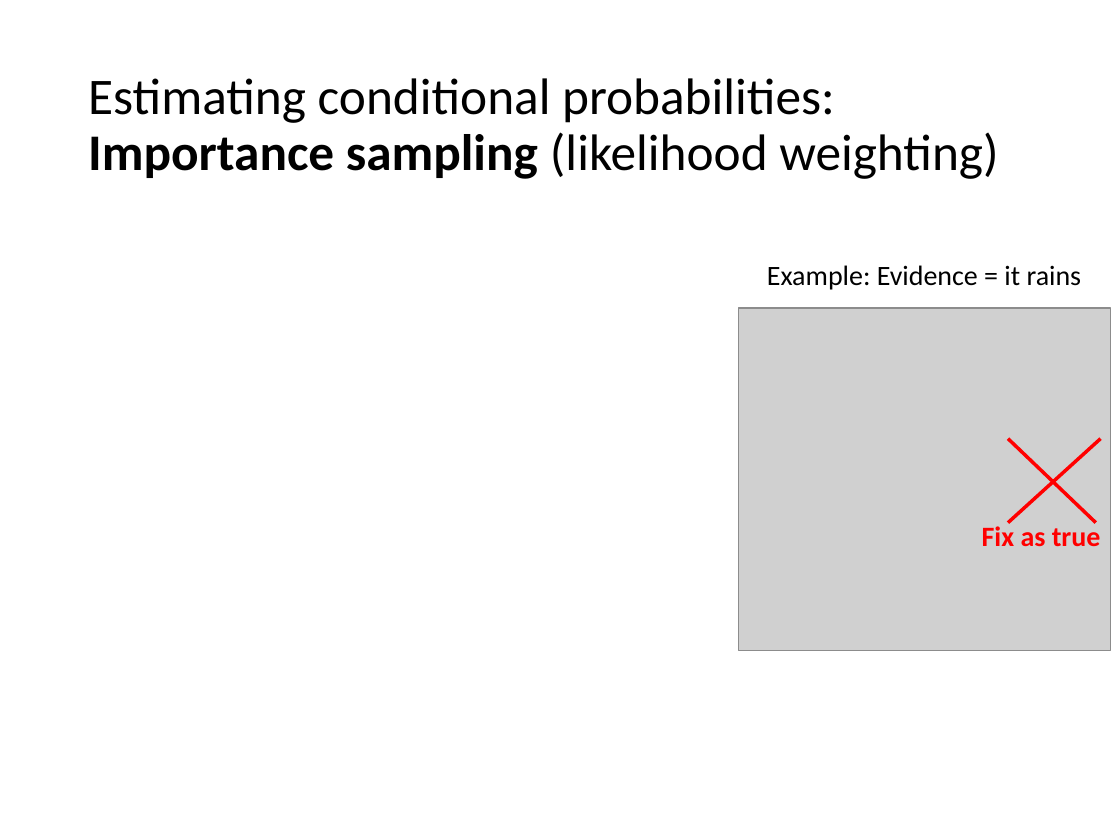
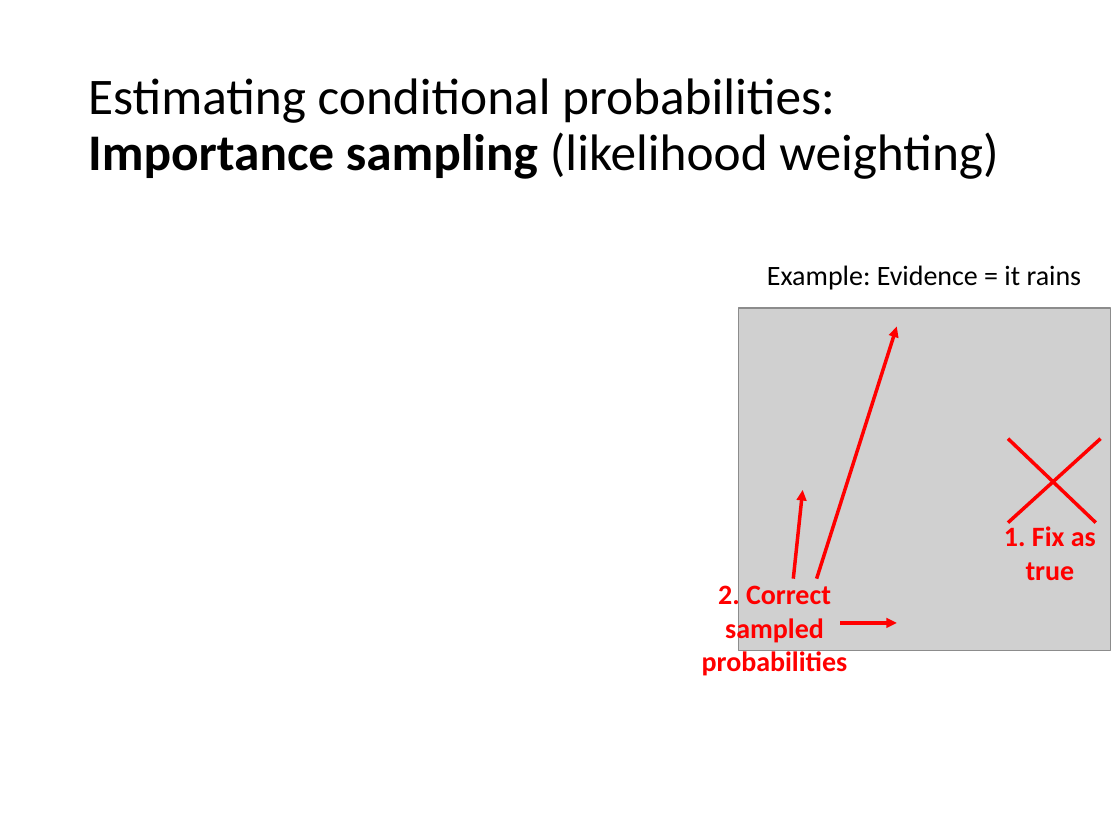
Before and after one commit to mhahsler/CS7320-AI, a slide deck: slide 36 of slides/13_bayes_nets.pptx. Drawn at 1120x840 pixels with LibreOffice and Linux fonts; fonts in the diff are those of the drawing; grey boxes stand for pictures. Boxes give left, top, right and bottom in pixels: in the first picture for what was removed or moved away, otherwise in the second. Text is boxed around its words. In the diff, an @@ line names an element or a change of style, - is before the commit and + after.

Commit message:
added Gibbs sampling.

```diff
--- a/slides/13_bayes_nets.pptx
+++ b/slides/13_bayes_nets.pptx
@@ arrow added from (816, 579) to (897, 327), #FF0000 2.25 pt @@
@@ arrow added from (793, 579) to (803, 491), #FF0000 2.25 pt @@
@@ text at (1004,523,1096,580): text changed @@
-Fix as true
+1. Fix as true
@@ text added at (702,581,848,676), 18 pt, text #FF0000, bold @@
+2. Correct sampled probabilities
@@ arrow added from (840, 623) to (897, 623), #FF0000 2.25 pt @@
```
Also in this commit, not shown: 5 other slides changed, 1 slide added, 1 other file.
